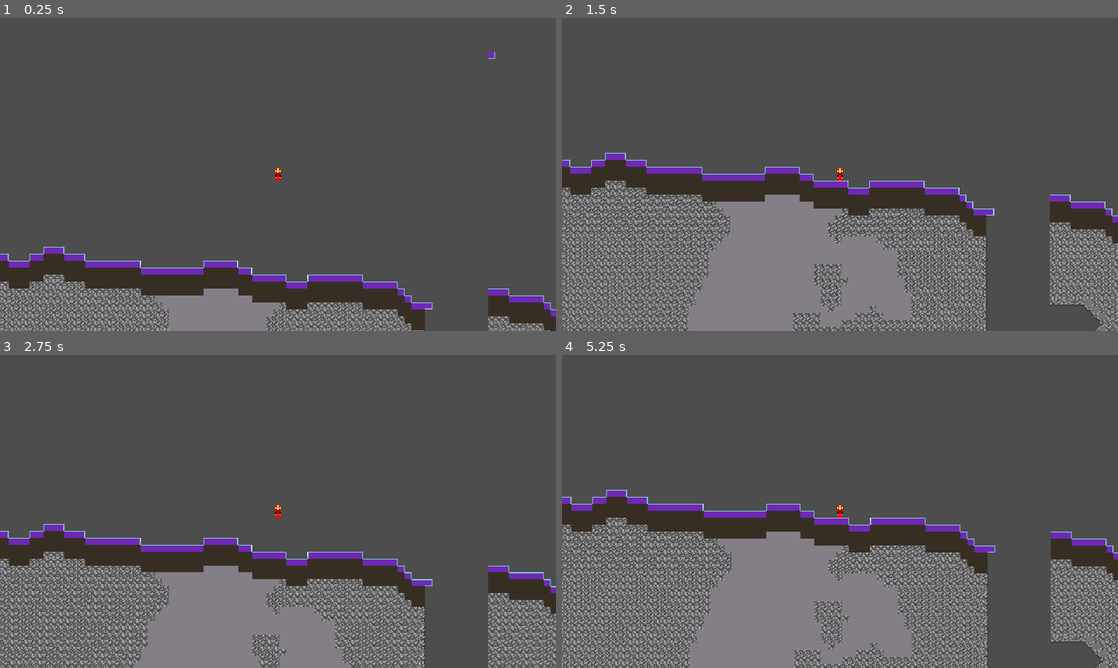
Above: before the commit, frames 1-4 (two rows, left to right).
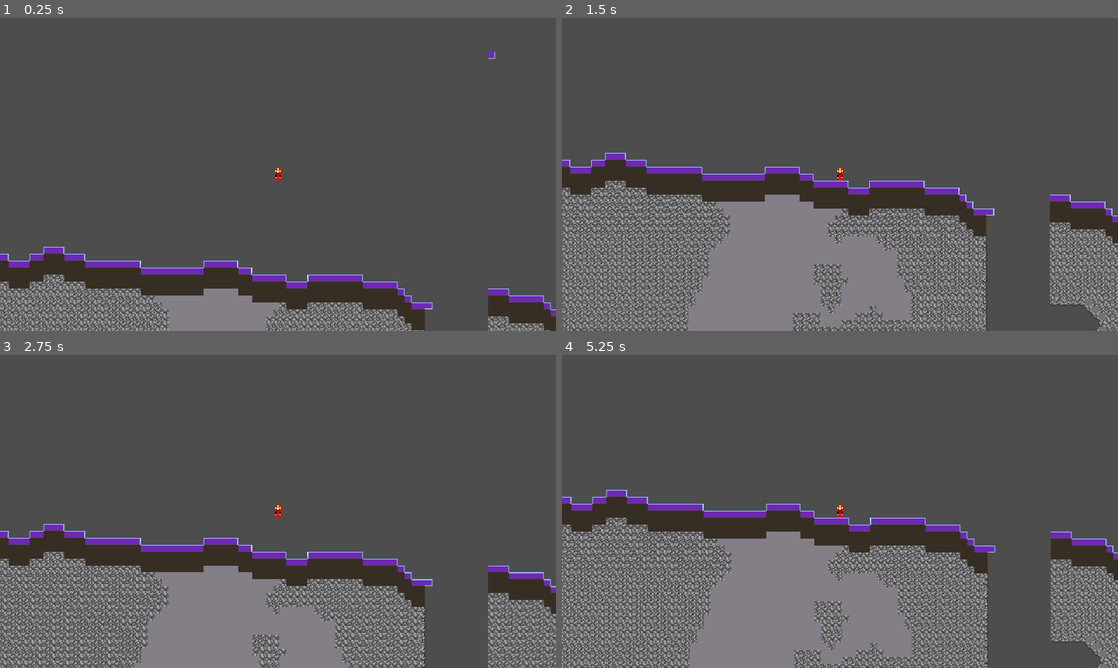
Above: after the commit, the same moments.

Repository: snuggyizme/terraria2
Game: Godot game, scene res://scenes/world.tscn
Same seed, same stepped clock (60 frames per second), same inputs: the game is played once before the commit and once after it. The project has no main scene, so this scene is started directly.
Inputs:
- Up to frame 1 (0.25 s): no input
- Up to frame 2 (1.5 s): tap A (a) at 0.6 s; tap D (d) at 0.8, 1.35 s; tap Enter at 1.25 s
- Up to frame 3 (2.75 s): tap W (w) at 1.55 s; hold W (w) from 2.03 s (still down); tap A (a) at 2.3 s
- Up to frame 4 (5.25 s): release W (w) at 2.78 s; tap A (a) at 2.85, 4.55, 5.1 s; tap D (d) at 3.05, 3.6 s; hold W (w) 3.53-4.28 s; tap W (w) at 4.35 s; tap Space at 5 s

The runs differ from the first frame. In frame 1, 1.9% of the frame differs, in the area x 0-100%, y 82-100%; in frame 2, 6.5%; in frame 3, 5.3%; in frame 4, 6.7%, in the area x 0-100%, y 52-100%.

Commit message:
Spread loading over multiple frames

Diff:
--- a/scripts/chunk.gd
+++ b/scripts/chunk.gd
@@ -69,8 +69,13 @@
 	terrainCells.resize(Global.DIMENSION.x + 2 * Global.DIMENSION.y +2)
 	var terrainCellsSize := 0
 
+	var counter := 0
 	for x in range(-1, Global.DIMENSION.x + 1):
 		for y in range(-1, Global.DIMENSION.y + 1):
+			if counter >= Global.TILES_PER_FRAME:
+				counter = 0
+				await get_tree().process_frame
+
 			var coord := Vector2i(x, y)
 
 			if blocks[coord] == &"_":
@@ -78,6 +83,8 @@
 
 			terrainCells.append(coord)
 			terrainCellsSize += 1
+
+			counter += 1
 
 	terrainCells.resize(terrainCellsSize)
 
--- a/scripts/singletons/global.gd
+++ b/scripts/singletons/global.gd
@@ -4,6 +4,7 @@
 const DIMENSION := Vector2i(128, 64)
 const TILE_DIMENSION := Vector2i(8, 8)
 const RENDER_DIST := 1
+const TILES_PER_FRAME := 400
 
 # Things that you can change but don't really matter:
 const UNDERGROUND_NOISE_ANDESITE_OFFSET := Vector2i(50000, -50000)
